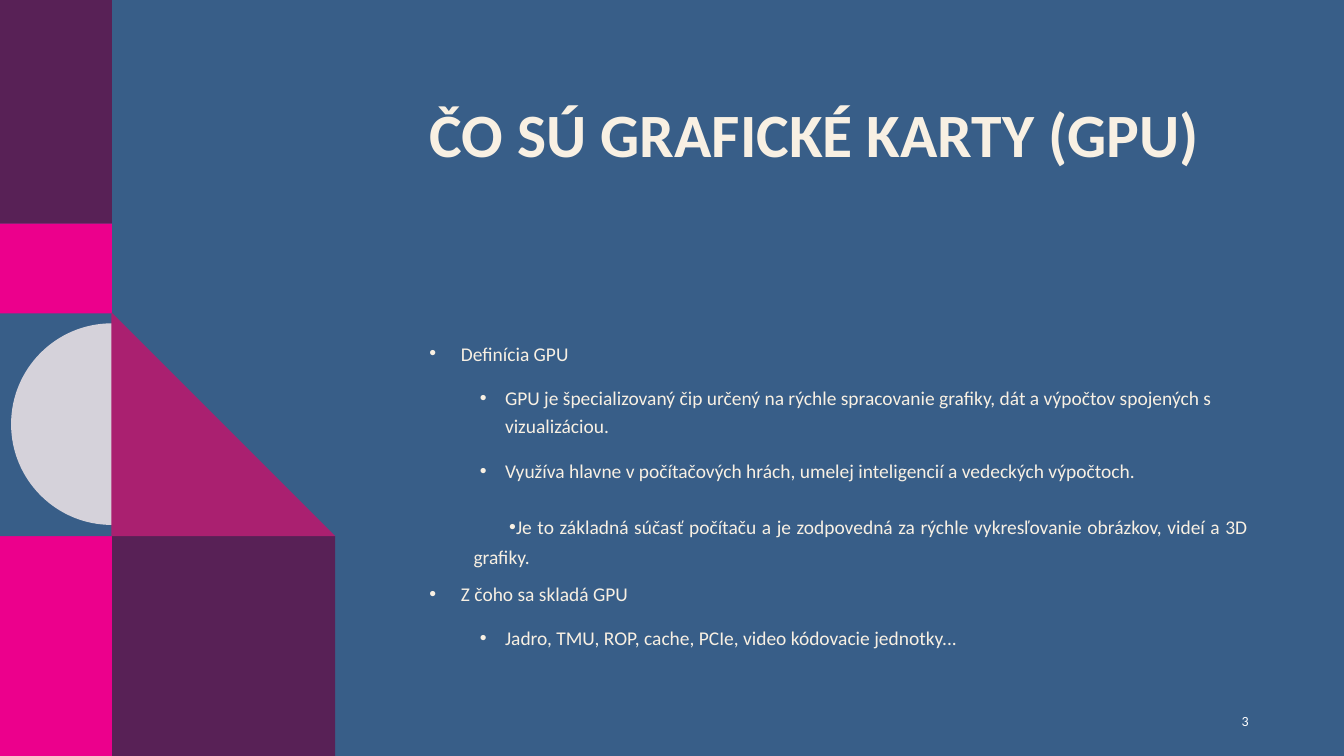
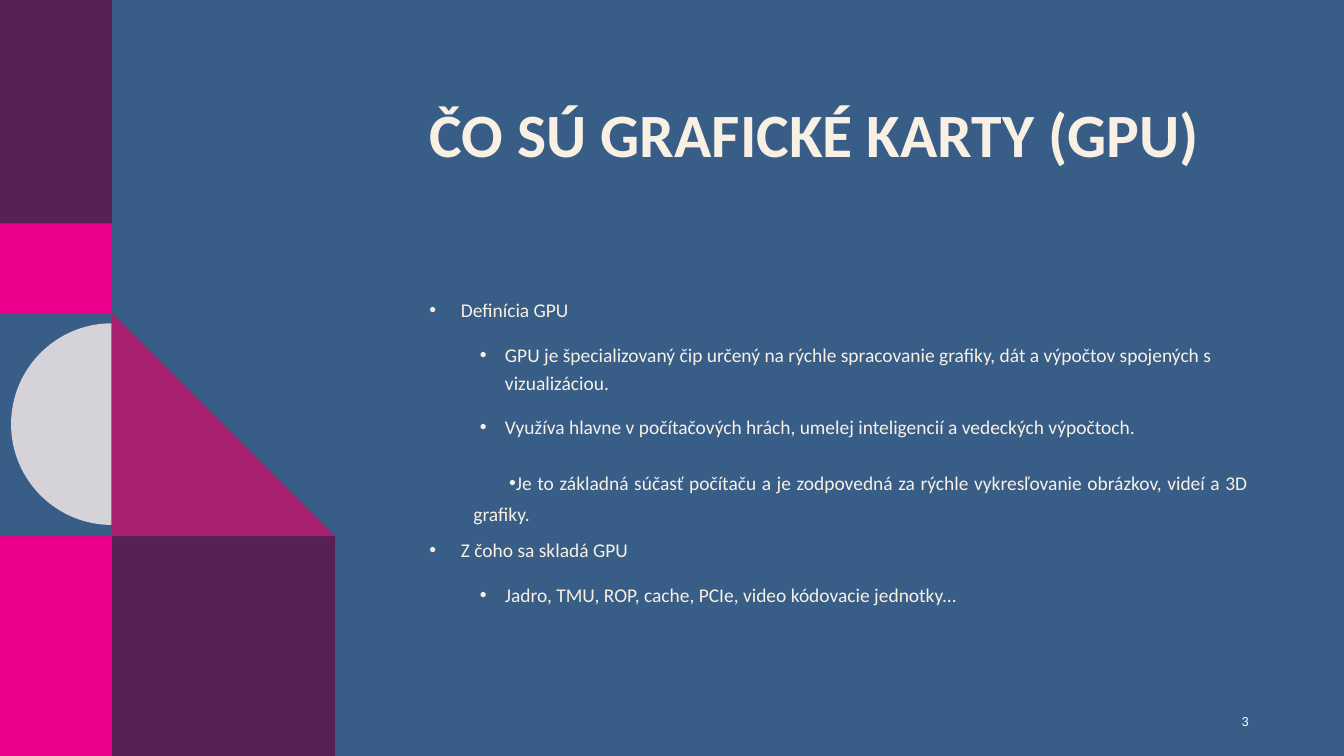
Before and after one commit to JetamAdzak/Rocnikova-praca, a slide deck: slide 3 of ROCNIKOVA_GPU_PREZ.pptx. Drawn at 1344x756 pixels with LibreOffice and Linux fonts; fonts in the diff are those of the drawing; background and template pictures are left out. Boxes give left, top, right and bottom in pixels: in the first picture for what was removed or moved away, otherwise in the second. Text is boxed around its words. In the diff, an @@ line names an element or a change of style, - is before the commit and + after.

```diff
--- a/ROCNIKOVA_GPU_PREZ.pptx
+++ b/ROCNIKOVA_GPU_PREZ.pptx
@@ text "Definícia GPU": place and size @@
-text "Definícia GPU" at (461,347,1247,649)
+text "Definícia GPU" at (461,303,1247,606)
```
Also in this commit, not shown: 1 other slide changed, 3 slides added, 3 slides removed, 1 other file.
